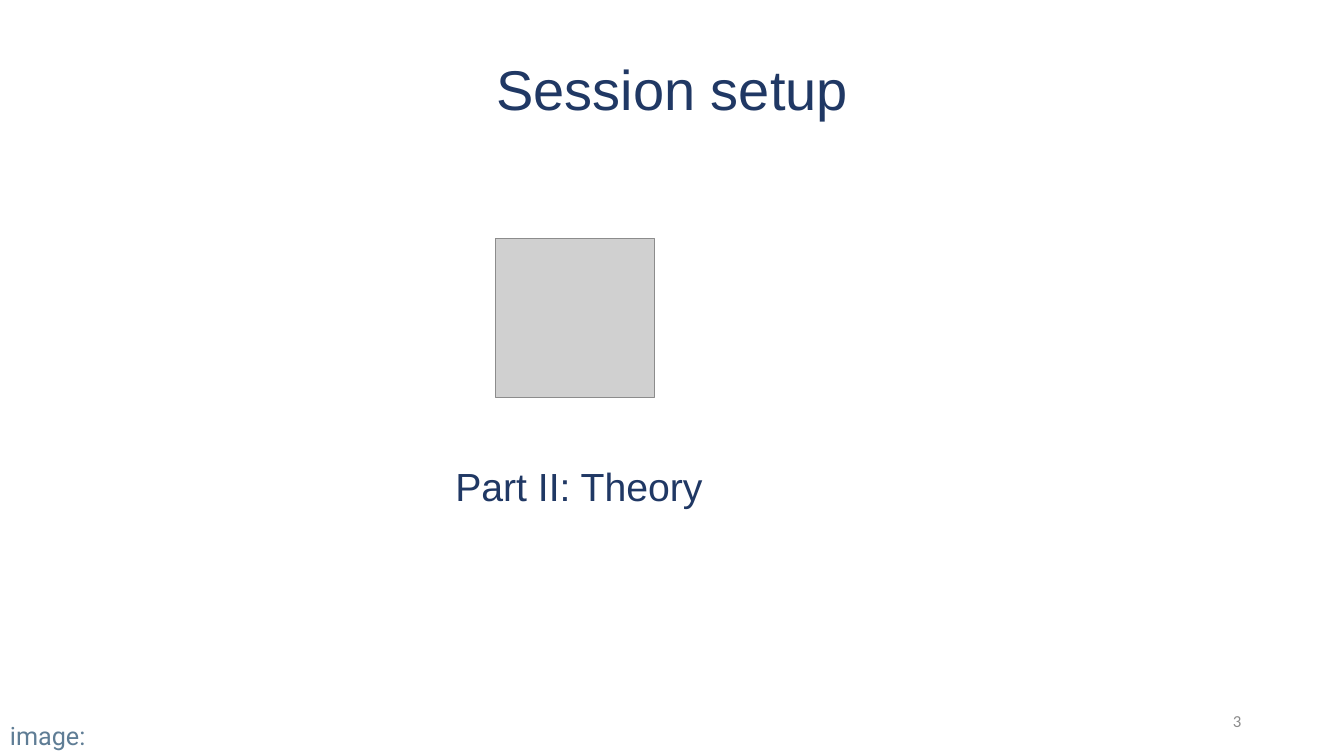
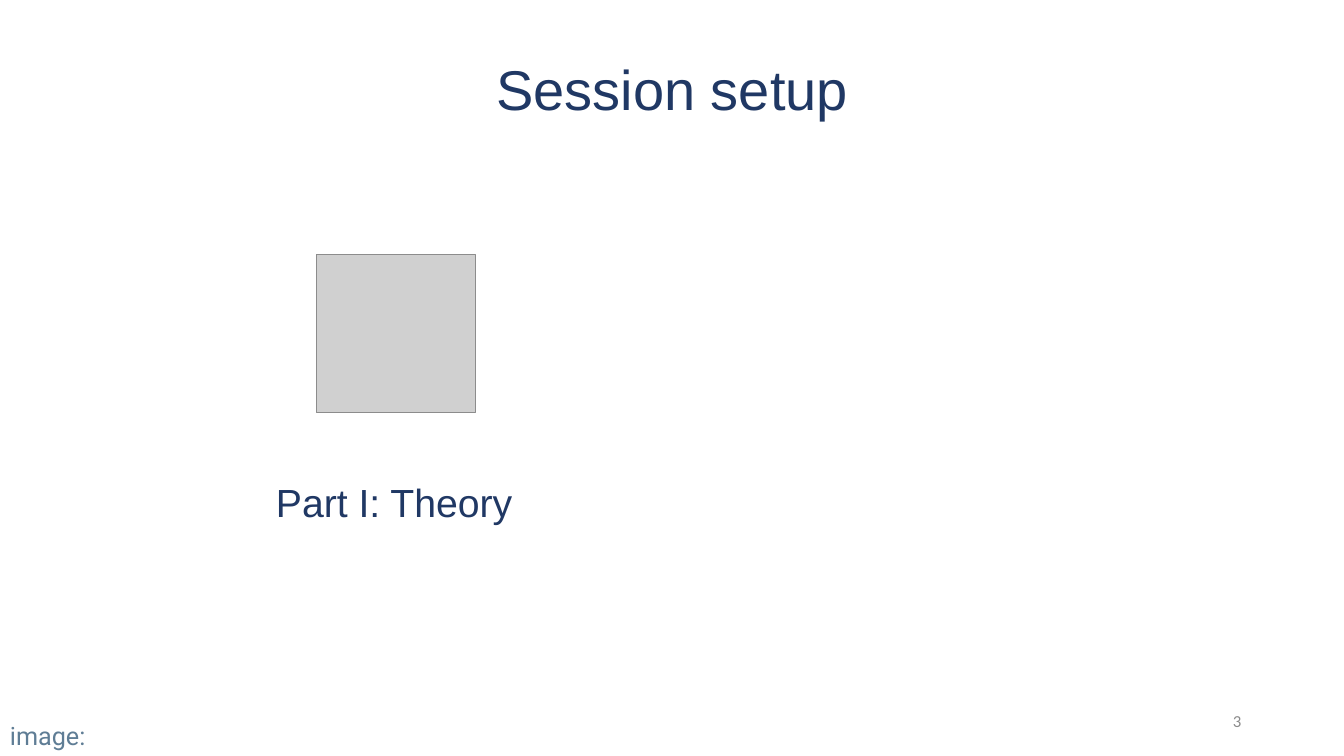
Before and after one commit to Bayesian-Graphical-Modelling-Lab/BGM_Workshops, a slide deck: slide 3 of raw material/session 1 introduction/Session I - Part I - Theory.pptx. Drawn at 1344x756 pixels with LibreOffice and Linux fonts; fonts in the diff are those of the drawing; grey boxes stand for pictures. Boxes give left, top, right and bottom in pixels: in the first picture for what was removed or moved away, otherwise in the second. Text is boxed around its words. In the diff, an @@ line names an element or a change of style, - is before the commit and + after.

Commit message:
Update Session I

```diff
--- a/raw material/session 1 introduction/Session I - Part I - Theory.pptx
+++ b/raw material/session 1 introduction/Session I - Part I - Theory.pptx
@@ picture: place and size @@
-picture at box(496, 238, 654, 396)
+picture at box(317, 254, 475, 412)
@@ text at box(276, 488, 512, 525): text changed @@
-Part II: Theory
+Part I: Theory
```
Also in this commit, not shown: 3 other slides changed, 3 slides added, 17 other files.
